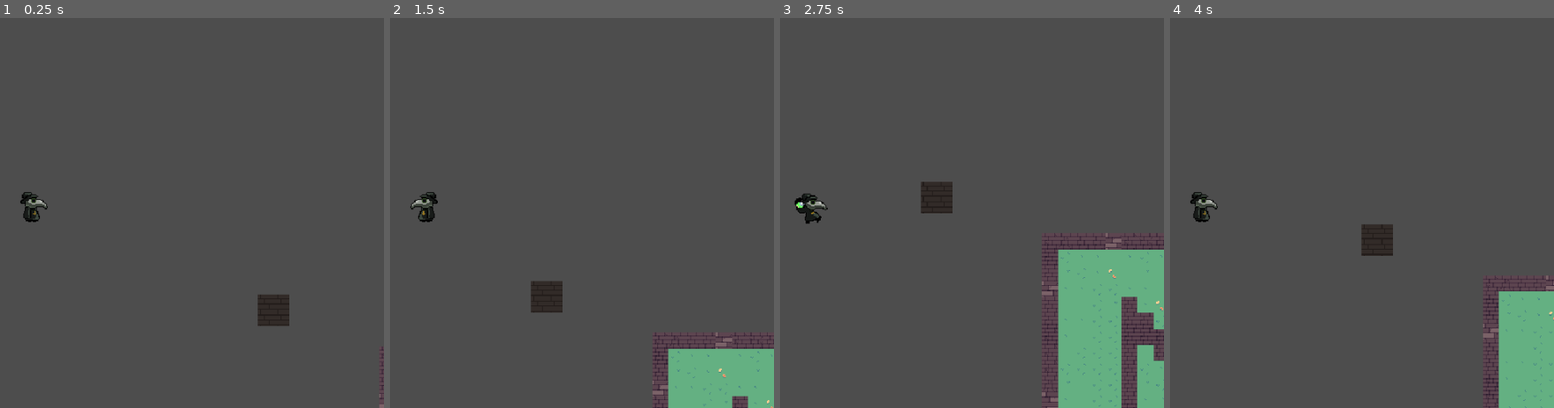
Above: before the commit, frames 1-4 (left to right).
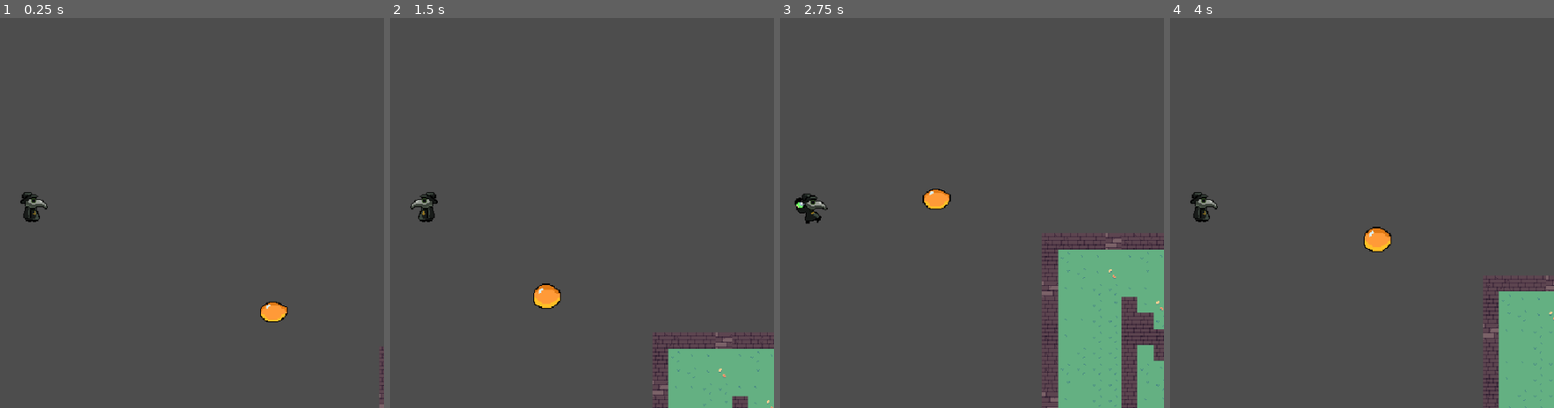
Above: after the commit, the same moments.

Repository: JohnHuber99/Black-Tower
Game: Godot game, scene res://Scenes/scene 2 - tilemap testing.tscn
Two runs of this game, one before a commit and one after it. Both use one fixed random seed, a clock stepped at 60 frames per second and the inputs below.
Inputs (mouse positions are in pixels of both pictures, inside the frame that each line leads up to):
- Up to frame 1 (0.25 s): no input
- Up to frame 2 (1.5 s): move the mouse to (574, 189) at 0.52 s; hold D (right) 0.53-1.28 s; tap Mouse wheel down (scroll_down) at 0.6 s; move the mouse to (outside the picture) at 1.27 s; hold S (down) from 1.28 s (still down); tap Mouse wheel up (scroll_up) at 1.35 s
- Up to frame 3 (2.75 s): move the mouse to (879, 123) at 2.02 s; release S (down) at 2.03 s; hold D (right) from 2.03 s (still down); hold E (spell) from 2.03 s (still down)
- Up to frame 4 (4 s): move the mouse to (outside the picture) at 2.77 s; release D (right) at 2.78 s; release E (spell) at 2.78 s; hold W (up) 2.78-3.53 s; tap Mouse wheel down (scroll_down) at 2.85 s; move the mouse to (1411, 267) at 3.52 s; hold A (left) from 3.53 s (still down); tap Mouse wheel up (scroll_up) at 3.6 s

The runs differ from the first frame. In frame 1, 0.6% of the frame differs, in the area x 67-76%, y 70-79%; in frame 2, 0.6%; in frame 3, 0.6%, in the area x 36-45%, y 41-51%; in frame 4, 0.6%.

Commit message:
Added idle enemy animation
Idle enemy animation

Diff:
--- a/Scenes/enemy.tscn
+++ b/Scenes/enemy.tscn
@@ -1,23 +1,51 @@
-[gd_scene load_steps=6 format=3 uid="uid://beu0skyadwt6x"]
+[gd_scene load_steps=10 format=3 uid="uid://beu0skyadwt6x"]
 
 [ext_resource type="Script" uid="uid://bwkqflwu8gxce" path="res://Scenes/enemy.gd" id="1_g816c"]
-[ext_resource type="Texture2D" uid="uid://dek15nbn60u3r" path="res://sprites/BT-placeholderstone16-tileset.png" id="2_tsv88"]
+[ext_resource type="Texture2D" uid="uid://305ocla3pksv" path="res://sprites/Enemy_Sprite-Sheet.png" id="2_1f0kj"]
 
 [sub_resource type="RectangleShape2D" id="RectangleShape2D_5gm86"]
 
-[sub_resource type="AtlasTexture" id="AtlasTexture_53w7l"]
-atlas = ExtResource("2_tsv88")
+[sub_resource type="AtlasTexture" id="AtlasTexture_afpow"]
+atlas = ExtResource("2_1f0kj")
 region = Rect2(0, 0, 32, 32)
+
+[sub_resource type="AtlasTexture" id="AtlasTexture_287tu"]
+atlas = ExtResource("2_1f0kj")
+region = Rect2(32, 0, 32, 32)
+
+[sub_resource type="AtlasTexture" id="AtlasTexture_0830c"]
+atlas = ExtResource("2_1f0kj")
+region = Rect2(64, 0, 32, 32)
+
+[sub_resource type="AtlasTexture" id="AtlasTexture_ghaa6"]
+atlas = ExtResource("2_1f0kj")
+region = Rect2(96, 0, 32, 32)
+
+[sub_resource type="AtlasTexture" id="AtlasTexture_1dp5w"]
+atlas = ExtResource("2_1f0kj")
+region = Rect2(128, 0, 32, 32)
 
 [sub_resource type="SpriteFrames" id="SpriteFrames_7duco"]
 animations = [{
 "frames": [{
 "duration": 1.0,
-"texture": SubResource("AtlasTexture_53w7l")
+"texture": SubResource("AtlasTexture_afpow")
+}, {
+"duration": 1.0,
+"texture": SubResource("AtlasTexture_287tu")
+}, {
+"duration": 1.0,
+"texture": SubResource("AtlasTexture_0830c")
+}, {
+"duration": 1.0,
+"texture": SubResource("AtlasTexture_ghaa6")
+}, {
+"duration": 1.0,
+"texture": SubResource("AtlasTexture_1dp5w")
 }],
-"loop": false,
-"name": &"default",
-"speed": 8.0
+"loop": true,
+"name": &"new_animation",
+"speed": 10.0
 }]
 
 [node name="Enemy" type="CharacterBody2D"]
@@ -28,3 +56,9 @@
 
 [node name="AnimatedSprite2D" type="AnimatedSprite2D" parent="."]
 sprite_frames = SubResource("SpriteFrames_7duco")
+animation = &"new_animation"
+autoplay = "new_animation"
+frame_progress = 0.894915
+
+[node name="Camera2D" type="Camera2D" parent="."]
+zoom = Vector2(4, 4)
Binary file added: sprites/Enemy_Sprite-Sheet.png
Not shown, added: sprites/Enemy_Sprite-Sheet.png.import
